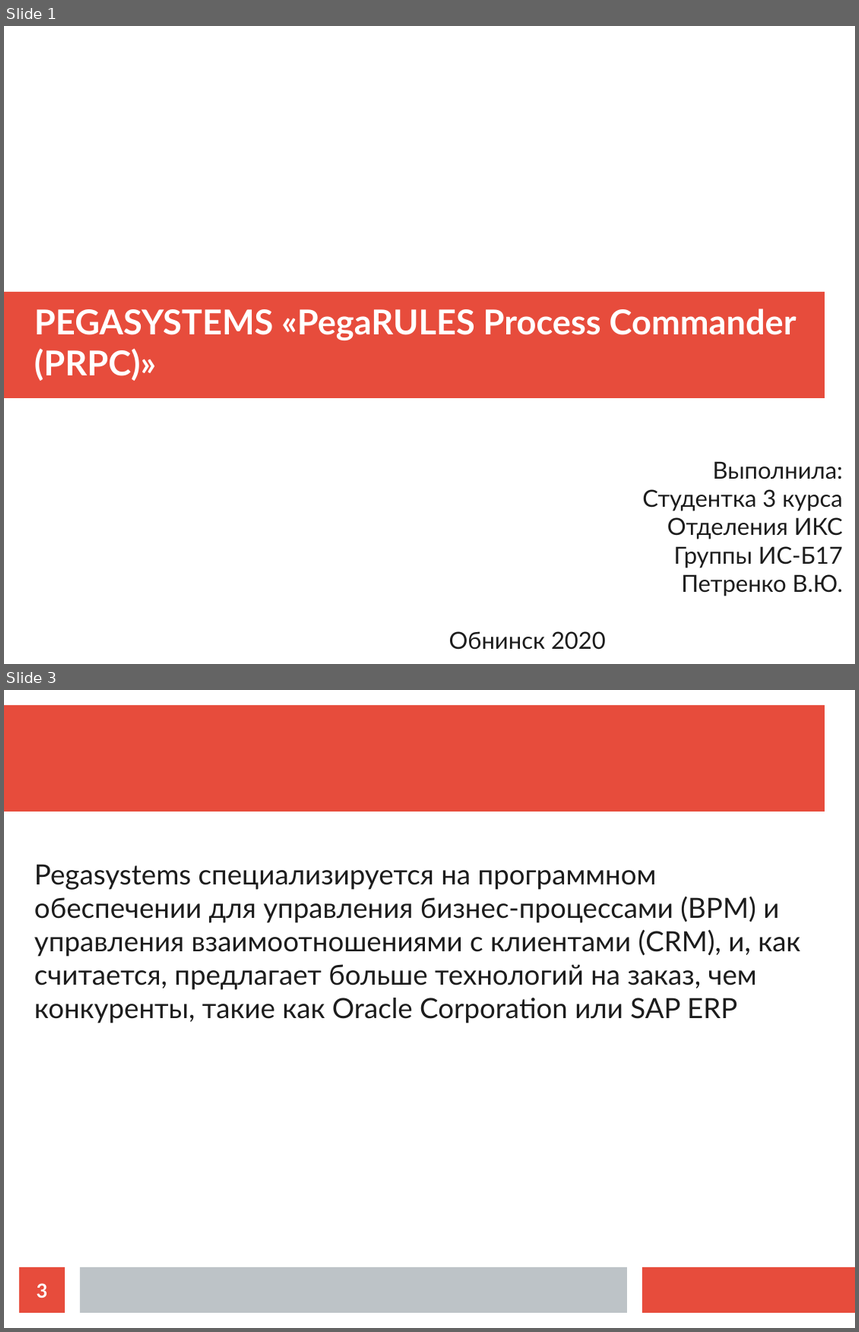
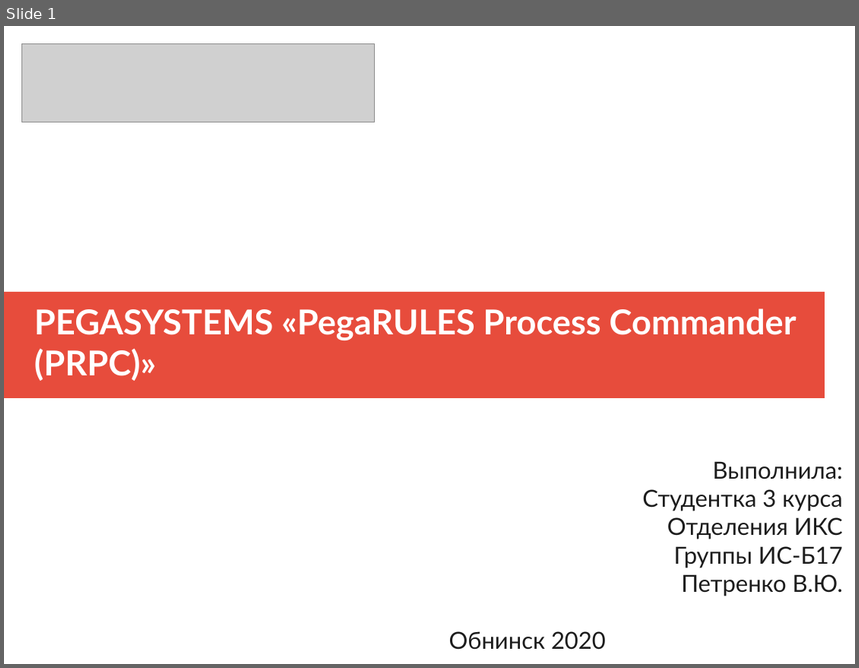
Before and after one commit to ikherty/ERP, a slide deck: pegaReport.odp. Shown one above the other, each under a label of ours: slides 1 and 3 before the commit, slide 1 after it; the slides between them are not shown. The pictures are 859x1332 and 859x668 pixels, drawn with LibreOffice and Linux fonts; fonts in the diff are those of the drawing; grey boxes stand for pictures. Boxes give left, top, right and bottom in pixels: in the first picture for what was removed or moved away, otherwise in the second. Text is boxed around its words. In the diff, an @@ line names an element or a change of style, - is before the commit and + after.

```diff
--- a/pegaReport.odp
+++ b/pegaReport.odp
@@ slide 3 removed at [4, 690, 855, 1328], background #FFFFFF @@
@@ rectangle removed at [4, 705, 825, 812] @@
@@ text removed at [34, 864, 800, 1024] @@
-Pegasystems специализируется на программном обеспечении для управления бизнес-процессами (BPM) и управления взаимоотношениями с клиентами (CRM), и, как считается, предлагает больше технологий на заказ, чем конкуренты, такие как Oracle Corporation или SAP ERP
@@ page number removed at [19, 1268, 65, 1313] @@
-3
@@ rectangle removed at [80, 1268, 627, 1313] @@
@@ rectangle removed at [643, 1268, 855, 1313] @@
@@ slide 1 changed as well @@
@@ picture added at [22, 44, 376, 123] @@
```
Also in this commit, not shown: 8 slides added, 2 other slides removed.
